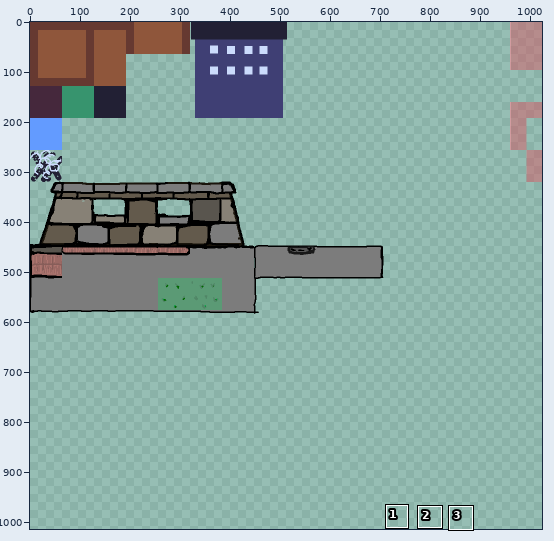
Pixel-art file -- src/assets/tilesets/tileset.aseprite. Above: a wide view before the commit, with the close-up outlined.
Close-up. As it was:
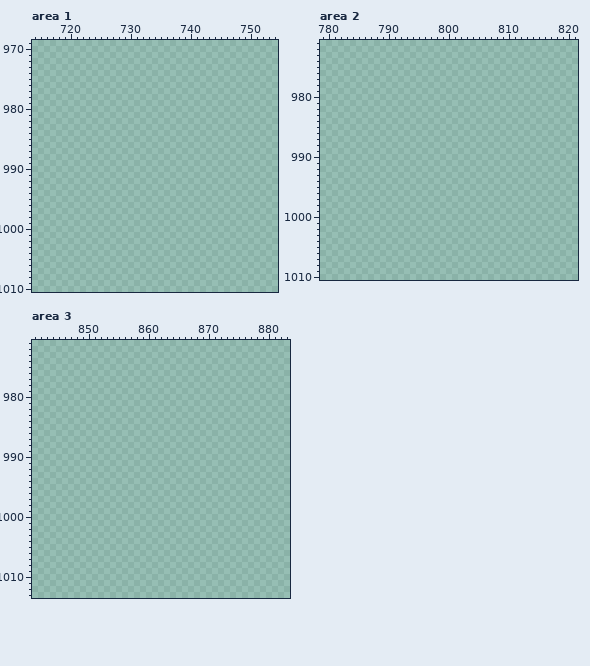
1024x1024 pixels, 1 frame. Colours within 5 levels of each other are drawn and written as one. Shown: area 1: x 714..754, y 969..1010; area 2: x 779..821, y 971..1010; area 3: x 841..883, y 971..1013. The wide view leaves out empty margins.
Now the later version:
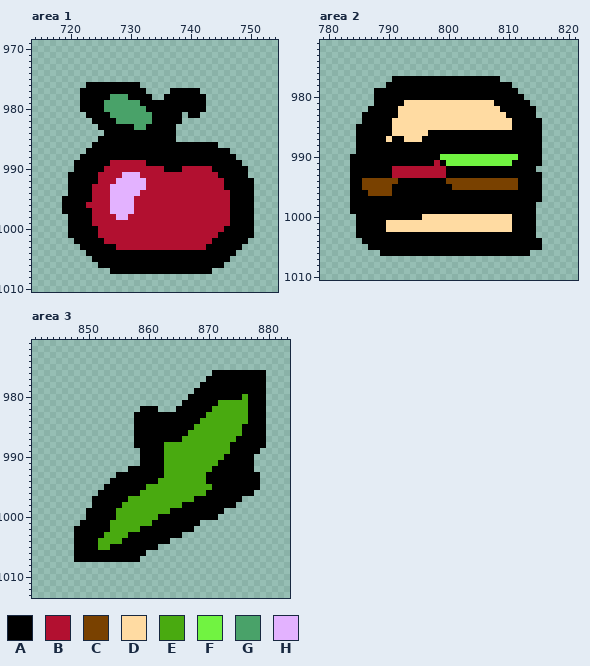
Palette (. is transparent): A #000000  B #b21030  C #794100  D #ffdba2  E #49aa10  F #71f341  G #49a269  H #e3b2ff
The exact change:
Changed rows in their new state; - is an unchanged pixel.
Area 1:
first column x 719:
 976 ----AAAAAAAAA-------------------
 977 ---AAAAAAAAAAA----AAAAA---------
 978 ---AAAAAGGGAAAA--AAAAAAA--------
 979 ---AAAAGGGGGGAAAAAAAAAAA--------
 980 ---AAAAGGGGGGGAAAAAAAAAA--------
 981 ----AAAAGGGGGGGAAAAA-AA---------
 982 -----AAAAGGGGGGAAAAA------------
 983 ------AAAAAAGGAAAAA-------------
 984 -------AAAAAAAAAAAA-------------
 985 ------AAAAAAAAAAAAA-------------
 986 -----AAAAAAAAAAAAAAAAAAAAA------
 987 ----AAAAAAAAAAAAAAAAAAAAAAAA----
 988 ---AAAAAAAAAAAAAAAAAAAAAAAAAA---
 989 --AAAAAABBBBBBAAAAAAAAAAAAAAAA--
 990 --AAAAABBBBBBBBBBAAABBBBBAAAAAA-
 991 -AAAAABBBBHHHBBBBBBBBBBBBBAAAAA-
 992 -AAAAABBBHHHHHBBBBBBBBBBBBBAAAAA
 993 -AAAABBBHHHHHHBBBBBBBBBBBBBAAAAA
 994 -AAAABBBHHHHHBBBBBBBBBBBBBBBAAAA
 995 AAAAABBBHHHHBBBBBBBBBBBBBBBBAAAA
 996 AAAABBBBHHHHBBBBBBBBBBBBBBBBAAAA
 997 AAAAABBBHHHHBBBBBBBBBBBBBBBBAAAA
 998 -AAAABBBBHHBBBBBBBBBBBBBBBBBAAAA
 999 -AAAABBBBBBBBBBBBBBBBBBBBBBBAAAA
1000 -AAAAABBBBBBBBBBBBBBBBBBBBBAAAAA
1001 -AAAAABBBBBBBBBBBBBBBBBBBBAAAAAA
1002 --AAAAABBBBBBBBBBBBBBBBBBAAAAAA-
1003 ---AAAAAABBBBBBBBBBBBBBBAAAAAA--
1004 ----AAAAAAAAAAAAAAAAAAAAAAAAA---
1005 -----AAAAAAAAAAAAAAAAAAAAAAA----
1006 ------AAAAAAAAAAAAAAAAAAAAA-----
1007 --------AAAAAAAAAAAAAAAAA-------
Area 2:
first column x 784:
 977 -------AAAAAAAAAAAAAAAAAA-------
 978 ------AAAAAAAAAAAAAAAAAAAAA-----
 979 ----AAAAAAAAAAAAAAAAAAAAAAAA----
 980 ----AAAAAAAAAAAAAAAAAAAAAAAAA---
 981 ----AAAAADDDDDDDDDDDDDDDAAAAAA--
 982 ---AAAAADDDDDDDDDDDDDDDDDAAAAAA-
 983 --AAAAAADDDDDDDDDDDDDDDDDDAAAAA-
 984 --AAAAADDDDDDDDDDDDDDDDDDDDAAAAA
 985 -AAAAAADDDDDDDDDDDDDDDDDDDDAAAAA
 986 -AAAAAADDDDDDAAAAAAAAAAAAAAAAAAA
 987 -AAAAADAADDDAAAAAAAAAAAAAAAAAAAA
 988 -AAAAAAAAAAAAAAAAAAAAAAAAAAAAAAA
 989 -AAAAAAAAAAAAAAAAAAAAAAAAAAAAAAA
 990 AAAAAAAAAAAAAAAFFFFFFFFFFFFFAAAA
 991 AAAAAAAAAAAAAABAFFFFFFFFFFFAAAAA
 992 AAAAAAABBBBBBBBBAAAAAAAAAAAAAAA-
 993 AAAAAAABBBBBBBBBAAAAAAAAAAAAAAAA
 994 AACCCCCCAAAAAAAACCCCCCCCCCCCAAAA
 995 AACCCCCAAAAAAAAAACCCCCCCCCCCAAAA
 996 AAACCCCAAAAAAAAAAAAAAAAAAAAAAAAA
 997 AAAAAAAAAAAAAAAAAAAAAAAAAAAAAAAA
 998 AAAAAAAAAAAAAAAAAAAAAAAAAAAAAAA-
 999 AAAAAAAAAAAAAAAAAAAAAAAAAAAAAAA-
1000 -AAAAAAAAAAADDDDDDDDDDDDDDDAAAA-
1001 -AAAAADDDDDDDDDDDDDDDDDDDDDAAAA-
1002 -AAAAADDDDDDDDDDDDDDDDDDDDDAAAA-
1003 -AAAAAAAAAAAAAAAAAAAAAAAAAAAAAA-
1004 --AAAAAAAAAAAAAAAAAAAAAAAAAAAAAA
1005 ---AAAAAAAAAAAAAAAAAAAAAAAAAAAAA
1006 -----AAAAAAAAAAAAAAAAAAAAAAAAA--
Area 3:
first column x 848:
 976 -----------------------AAAAAAAAA
 977 ----------------------AAAAAAAAAA
 978 ---------------------AAAAAAAAAAA
 979 --------------------AAAAAAAAAAAA
 980 -------------------AAAAAAAAAEAAA
 981 ------------------AAAAAAEEEEEAAA
 982 -----------AAA---AAAAAAEEEEEEAAA
 983 ----------AAAAAAAAAAAAEEEEEEEAAA
 984 ----------AAAAAAAAAAAEEEEEEEEAAA
 985 ----------AAAAAAAAAAEEEEEEEEAAAA
 986 ----------AAAAAAAAAEEEEEEEEEAAAA
 987 ----------AAAAAAAAEEEEEEEEEAAAAA
 988 ----------AAAAAEEEEEEEEEEEAAAAAA
 989 -----------AAAAEEEEEEEEEEEAAAAA-
 990 -----------AAAAEEEEEEEEEEAAAAA--
 991 -----------AAAAEEEEEEEEEAAAAAA--
 992 ---------AAAAAAEEEEEEEEAAAAAAA--
 993 -------AAAAAAAAEEEEEEEAAAAAAAAA-
 994 ------AAAAAAAAEEEEEEEEAAAAAAAAA-
 995 -----AAAAAAAEEEEEEEEEEEAAAAAAAA-
 996 ----AAAAAAAEEEEEEEEEEEAAAAAAAA--
 997 ---AAAAAAEEEEEEEEEEEAAAAAAAA----
 998 ---AAAAAEEEEEEEEEEAAAAAAAAA-----
 999 --AAAAAEEEEEEEEEAAAAAAAAA-------
1000 --AAAAAEEEEEEEAAAAAAAAAA--------
1001 -AAAAAEEEEEEEAAAAAAAA-----------
1002 AAAAAAEEEEEAAAAAAAAA------------
1003 AAAAAEEEEAAAAAAAAA--------------
1004 AAAAEEEEAAAAAAAA----------------
1005 AAAAEEAAAAAAAA------------------
1006 AAAAAAAAAAAA--------------------
1007 AAAAAAAAAAA---------------------
